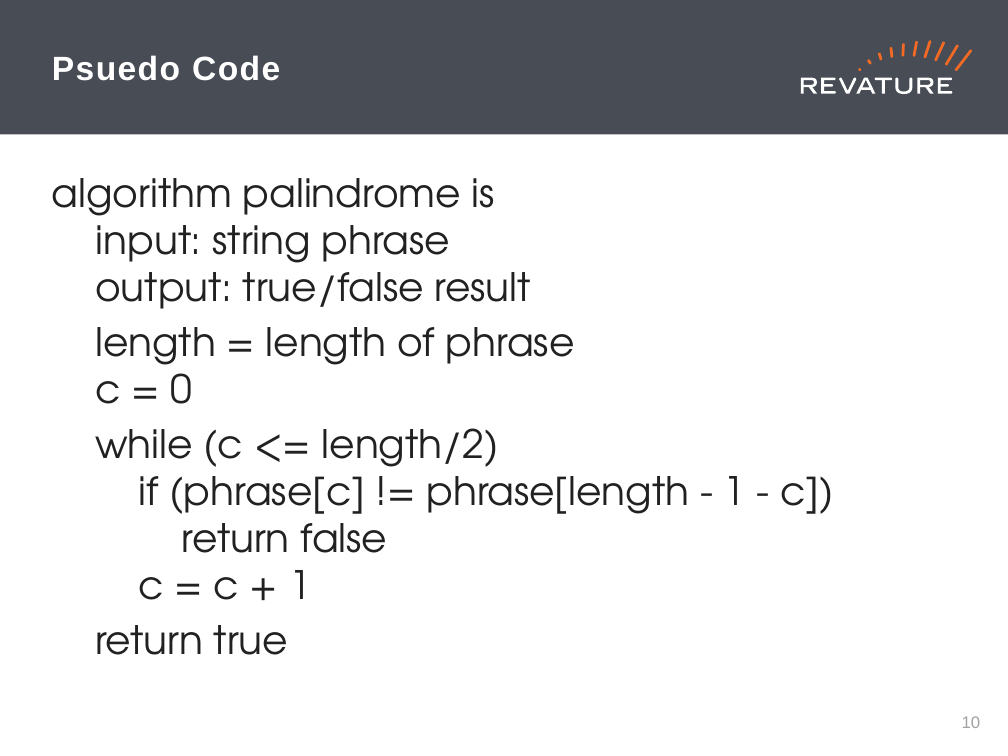
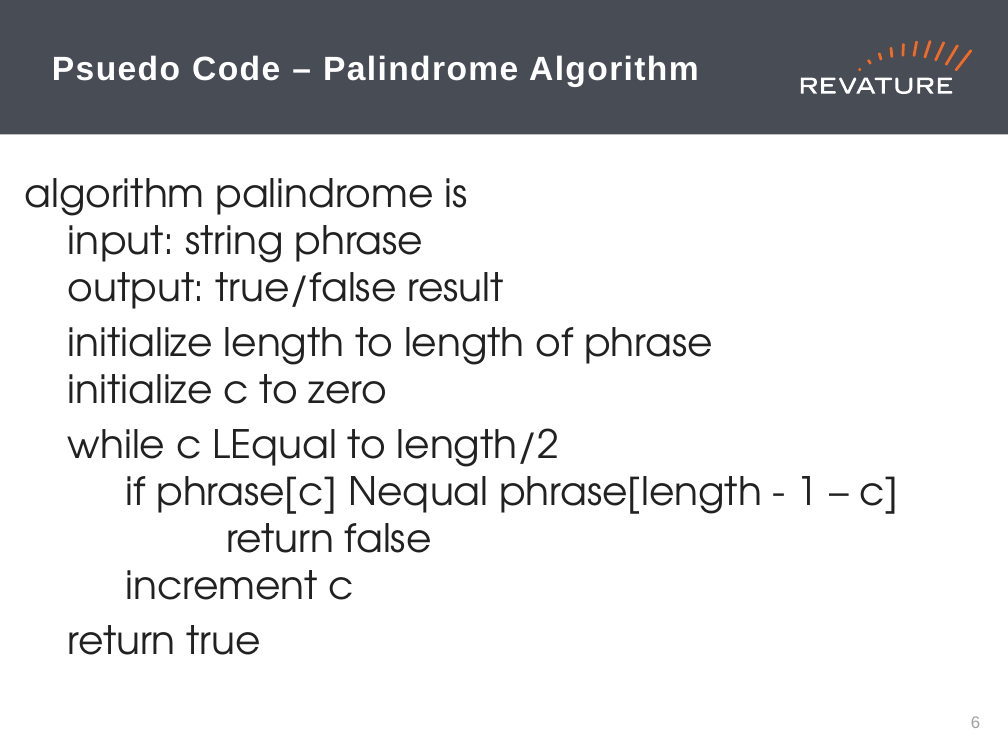
Before and after one commit to jhigherevature/8302021_RAP, a slide deck: slide 7 of powerpoints/Day_10.pptx (slide 11 before the commit). Drawn at 1008x756 pixels with LibreOffice and Linux fonts; fonts in the diff are those of the drawing. Boxes give left, top, right and bottom in pixels: in the first picture for what was removed or moved away, otherwise in the second. Text is boxed around its words. In the diff, an @@ line names an element or a change of style, - is before the commit and + after.

```diff
--- a/powerpoints/Day_10.pptx
+++ b/powerpoints/Day_10.pptx
@@ title at (52,55,699,87): text changed @@
-Psuedo Code
+Psuedo Code – Palindrome Algorithm
@@ text "algorithm palindrome is input: string ...": place and size @@
-text "algorithm palindrome is input: string ..." at (52,178,833,655)
+text "algorithm palindrome is input: string ..." at (25,178,899,655)
@@ text at (68,327,899,600): text changed @@
-length = length of phrase
-c = 0
-while (c <= length/2)
-if (phrase[c] != phrase[length - 1 - c])
-return false
-c = c + 1
+initialize length to length of phrase
+initialize c to zero
+while c LEqual to length/2
+if phrase[c] Nequal phrase[length - 1 – c]
+return false
+increment c
@@ page number at (971,716,980,728): text changed @@
-10
+6
```
Also in this commit, not shown: 3 other slides changed, 10 slides added, 1 slide removed, 4 other files.
